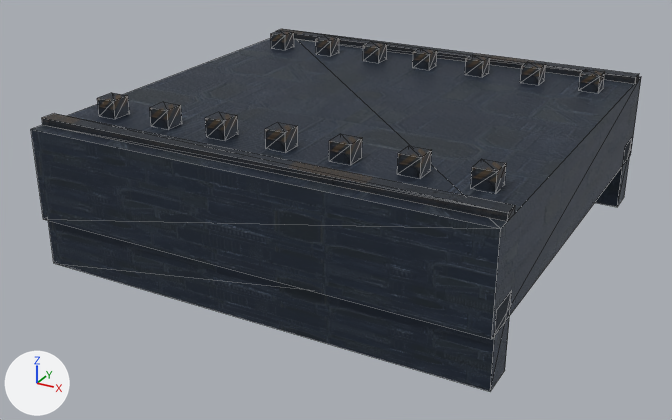
Before and after pictures for a commit that changed the glTF model game/assets/world/aetherfall/models/connector_ramp.glb.
Rendered twice from a 50 mm camera at (0.912, -1.781, 0.611) aimed at (-0.029, -0.07, -0.244). Lighting does not change. The marker at lower left points along +X, +Y and +Z. The picture after the commit comes second. Mesh edges are drawn as thin lines. Vertices at exactly the same position are counted once.

The first picture shows 'RampBolt0-0.34', 'RampBolt00.34', 'RampBolt1-0.34', 'RampBolt10.34', 'RampBolt2-0.34', 'RampBolt20.34', 'RampBolt3-0.34', 'RampBolt30.34', 'RampBolt4-0.34', 'RampBolt40.34', 'RampBolt5-0.34', 'RampBolt50.34', 'RampBolt6-0.34', 'RampBolt60.34', 'RampDeck', 'RampSideChord-0.45', 'RampSideChord0.45', 'SafetyStripe-0.45', 'SafetyStripe0.45'.
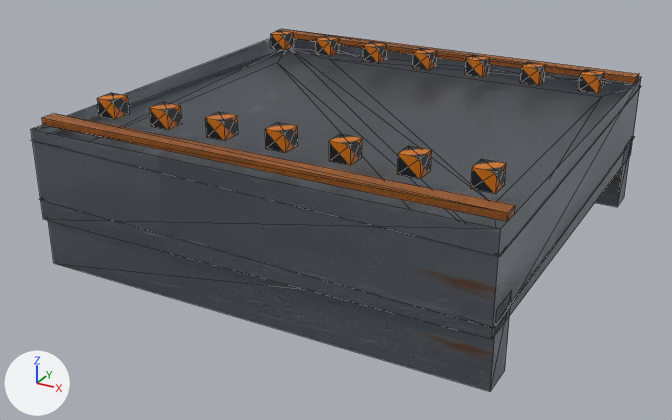
What differs and where, as boxes (x1, y1, x2, y2) in the pictures (672 x 420 px):
'RampDeck', surface changed, reshaped (lighter): (31, 39, 641, 339) in both
'RampSideChord0.45', surface changed (lighter): (48, 221, 512, 391) in both
'SafetyStripe0.45', surface changed: (42, 113, 515, 221) in both
'SafetyStripe-0.45', surface changed: (278, 29, 639, 84) in both
'RampBolt60.34', surface changed (black to brown): (471, 159, 506, 192) in both
'RampBolt50.34', surface changed (black to brown): (398, 146, 432, 178) in both
'RampBolt40.34', surface changed (grey to brown): (329, 134, 362, 164) in both
'RampBolt30.34', surface changed (grey to brown): (265, 123, 298, 152) in both
'RampSideChord-0.45', surface changed: (595, 138, 632, 207) in both
'RampBolt20.34', surface changed (grey to brown): (205, 112, 238, 140) in both
'RampBolt10.34', surface changed (grey to brown): (150, 102, 182, 129) in both
'RampBolt00.34', surface changed (grey to brown): (97, 93, 129, 118) in both
'RampBolt6-0.34', surface changed (grey to brown): (579, 69, 605, 92) in both
'RampBolt5-0.34', surface changed (grey to brown): (520, 62, 546, 84) in both
'RampBolt4-0.34', surface changed (grey to brown): (465, 55, 490, 77) in both
'RampBolt3-0.34', surface changed (grey to brown): (413, 48, 437, 69) in both
'RampBolt2-0.34', surface changed (grey to brown): (363, 42, 387, 62) in both
'RampBolt1-0.34', surface changed (grey to brown): (316, 36, 339, 56) in both
'RampBolt0-0.34', surface changed (grey to brown): (271, 30, 294, 49) in both
part 1 of me_cube, cut back: before (31, 39, 641, 229); after (31, 48, 641, 328)

Patch to the scene script:
```diff
--- a/game/assets/world/aetherfall/models/connector_ramp.glb.py
+++ b/game/assets/world/aetherfall/models/connector_ramp.glb.py
@@ img_aetherfall_hazard_normal @@
+img_aetherfall_hazard_normal = load_image('aetherfall_hazard_normal', '../textures/539e179a7a46def20494dda76428749e4be98a3cde6bbfad7f00e9d52fda5f10.png', 1024, 1024, 'Non-Color')
@@ img_aetherfall_hazard @@
+img_aetherfall_hazard = load_image('aetherfall_hazard', '../textures/a4870f0bb58f91ce329e7850b1057511f48dae5b4936c7dbc403944a2e01379f.png', 1024, 1024, 'sRGB')
@@ img_aetherfall_hazard_orm @@
+img_aetherfall_hazard_orm = load_image('aetherfall_hazard_orm', '../textures/47203781424b88529e968be09877dd5b89325eac9a808d8321cd02ac805b514a.png', 1024, 1024, 'Non-Color')
@@ img_aetherfall_metal @@
+img_aetherfall_metal = load_image('aetherfall_metal', '../textures/71346d87ab1bbead25b4256899548a92183962303db313d972675f525523e3cc.png', 1024, 1024, 'sRGB')
@@ img_aetherfall_metal_normal @@
+img_aetherfall_metal_normal = load_image('aetherfall_metal_normal', '../textures/e8e01357870d7effc84b8b922359332c5ca448643ae98a3befd635813364aaea.png', 1024, 1024, 'Non-Color')
@@ img_aetherfall_metal_orm @@
+img_aetherfall_metal_orm = load_image('aetherfall_metal_orm', '../textures/85e99240449c53a4f75b5f6f448612adc71449d9810deae76918566991aa6568.png', 1024, 1024, 'Non-Color')
@@ mat_rampsteel @@
 mat_rampsteel = bpy.data.materials.new('RampSteel')
-# nodes: BsdfPrincipled, NormalMap, OutputMaterial, SeparateColor, TexImage x3
-# uses the picture img_aether_metal
-# uses the picture img_aether_metal_normal
-# uses the picture img_aether_metal_orm
+# nodes: BsdfPrincipled, Mapping x3, NormalMap, OutputMaterial, SeparateColor, TexImage x3, UVMap x3
+# uses the picture img_aetherfall_metal
+# uses the picture img_aetherfall_metal_normal
+# uses the picture img_aetherfall_metal_orm
@@ mat_ramphazard @@
 mat_ramphazard = bpy.data.materials.new('RampHazard')
-# nodes: BsdfPrincipled, NormalMap, OutputMaterial, SeparateColor, TexImage x3
-# uses the picture img_aether_hazard
-# uses the picture img_aether_hazard_normal
-# uses the picture img_aether_hazard_orm
+# nodes: BsdfPrincipled, Mapping x3, NormalMap, OutputMaterial, SeparateColor, TexImage x3, UVMap x3
+# uses the picture img_aetherfall_hazard
+# uses the picture img_aetherfall_hazard_normal
+# uses the picture img_aetherfall_hazard_orm
@@ me_cube @@
 # used by ob_rampdeck; location = (0.0, 0.0, -0.1)
-me_cube.from_pydata(...)  # 8 vertices, 12 faces; spans x -0.5..0.5, y -0.5..0.5, z -0.1..0.1
+me_cube.from_pydata(...)  # 28 vertices, 36 faces; spans x -0.503..0.503, y -0.503..0.503, z -0.1..0.1
+# me_cube part 1
+# 4 faces are deleted
+# 20 vertices are added at x -0.503..0.503, y -0.503..0.503, z -0.077..0.077
+# 28 new faces join them
 me_cube.materials.append(mat_rampsteel)
```
